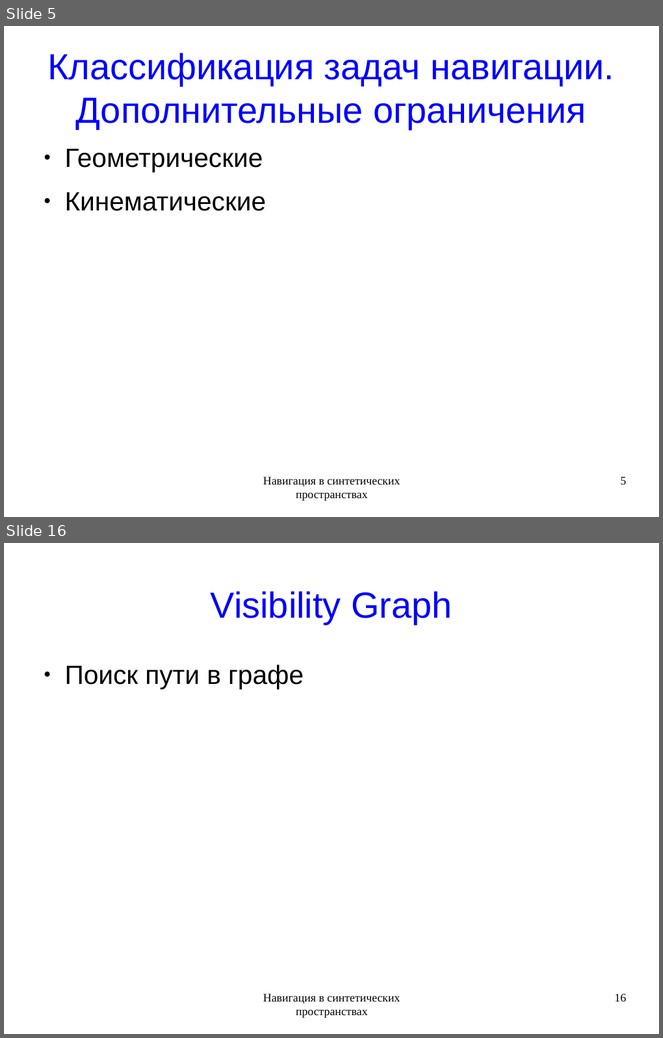
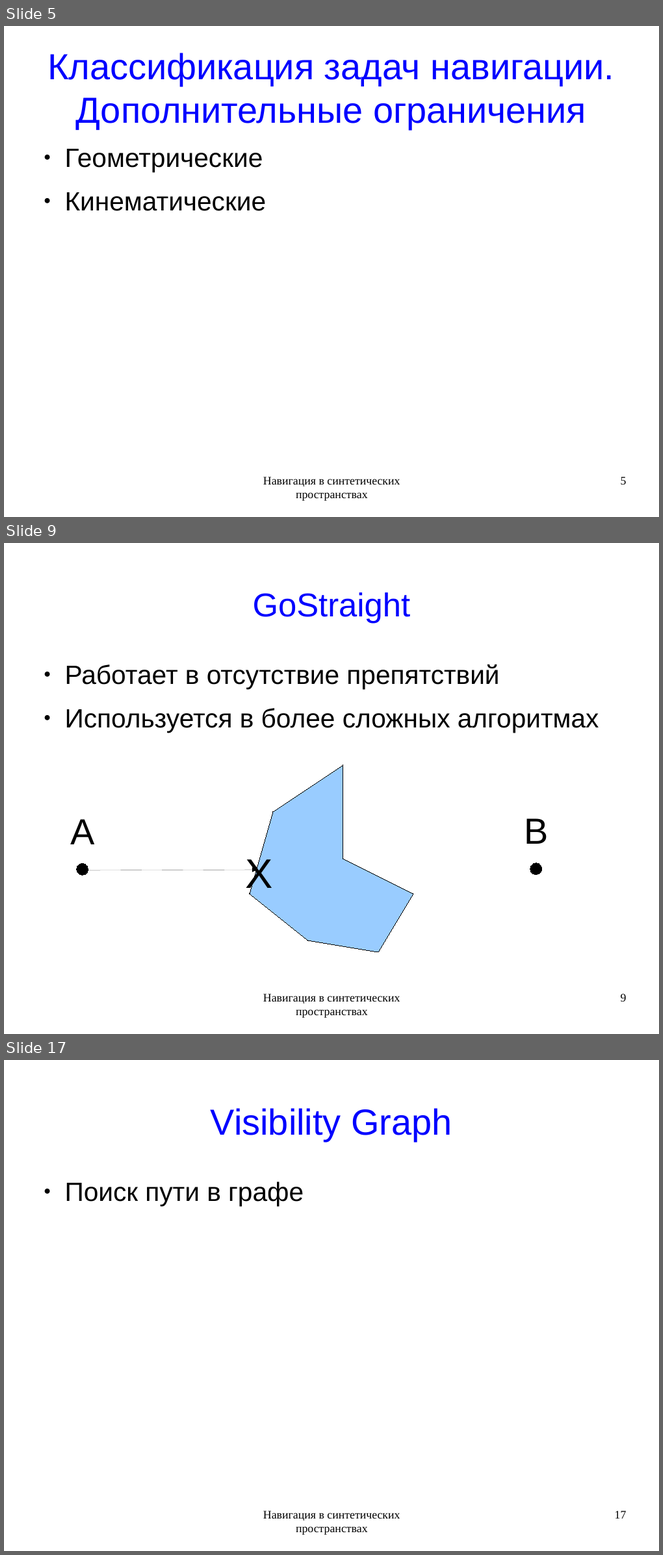
Before and after one commit to rutsky/semester09, a slide deck: Artificial_intelligence/Navigation_in_synthetic_space/50572_Rutsky_Navigation_in_synthetic_space.odp. Shown one above the other, each under a label of ours: slides 5 and 16 before the commit, slides 5, 9 and 17 after it; the slides between them are not shown. The pictures are 663x1038 and 663x1555 pixels, drawn with LibreOffice and Linux fonts; fonts in the diff are those of the drawing. Boxes give left, top, right and bottom in pixels: in the first picture for what was removed or moved away, otherwise in the second. Text is boxed around its words. In the diff, an @@ line names an element or a change of style, - is before the commit and + after.

```diff
--- a/Artificial_intelligence/Navigation_in_synthetic_space/50572_Rutsky_Navigation_in_synthetic_space.odp
+++ b/Artificial_intelligence/Navigation_in_synthetic_space/50572_Rutsky_Navigation_in_synthetic_space.odp
@@ slide 9 added at bbox=[4, 543, 659, 1034], background #FFFFFF @@
@@ title added at bbox=[253, 592, 411, 624], 40 pt, text #0000FF @@
+GoStraight
@@ text added at bbox=[65, 664, 599, 733], 32 pt, text #000000 @@
+● Работает в отсутствие препятствий
+● Используется в более сложных алгоритмах
@@ freeform shape added at bbox=[250, 765, 414, 953], fill #99CCFF, outline #000000 0 pt @@
@@ text added at bbox=[71, 819, 95, 845], 44 pt, text #000000 @@
+A
@@ text added at bbox=[525, 819, 549, 844], 44 pt, text #000000 @@
+B
@@ ellipse added at bbox=[77, 863, 88, 875], fill #000000, outline #000000 0 pt @@
@@ arrow added from (86, 871) to (258, 870), #000000 0 pt @@
@@ text added at bbox=[245, 856, 272, 896], 50 pt, text #000000 @@
+X
@@ ellipse added at bbox=[530, 863, 543, 875], fill #000000, outline #000000 0 pt @@
@@ text added at bbox=[263, 994, 400, 1018], 14 pt, text #000000 @@
+Навигация в синтетических пространствах
@@ page number added at bbox=[621, 994, 627, 1002], 14 pt, text #000000 @@
+9
@@ what was slide 16 is now slide 17 @@
@@ page number at bbox=[615, 1511, 627, 1519]: text changed @@
-16
+17
```
Also in this commit, not shown: 10 slides changed, 2 other slides added, 1 slide removed.
